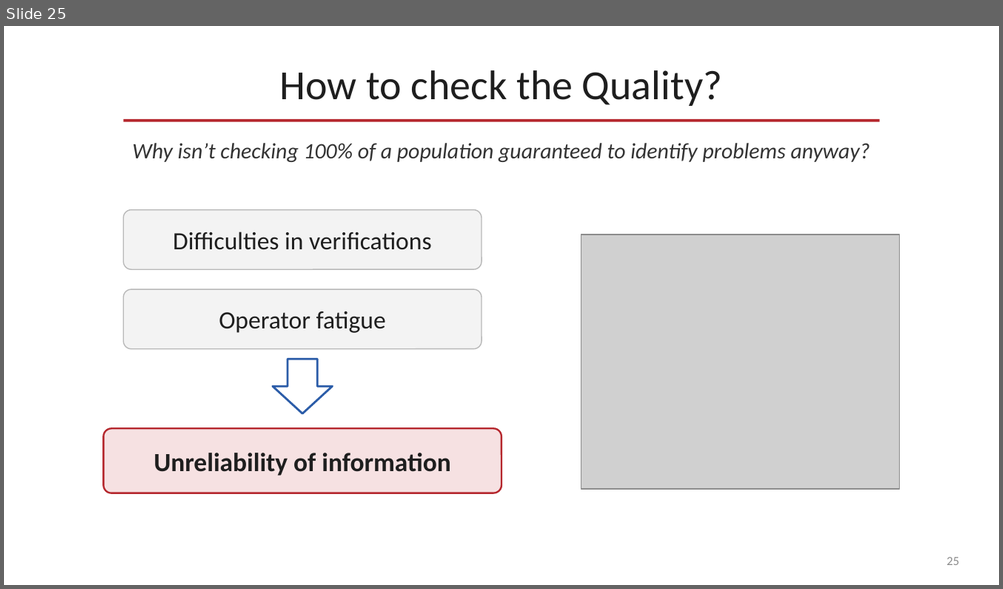
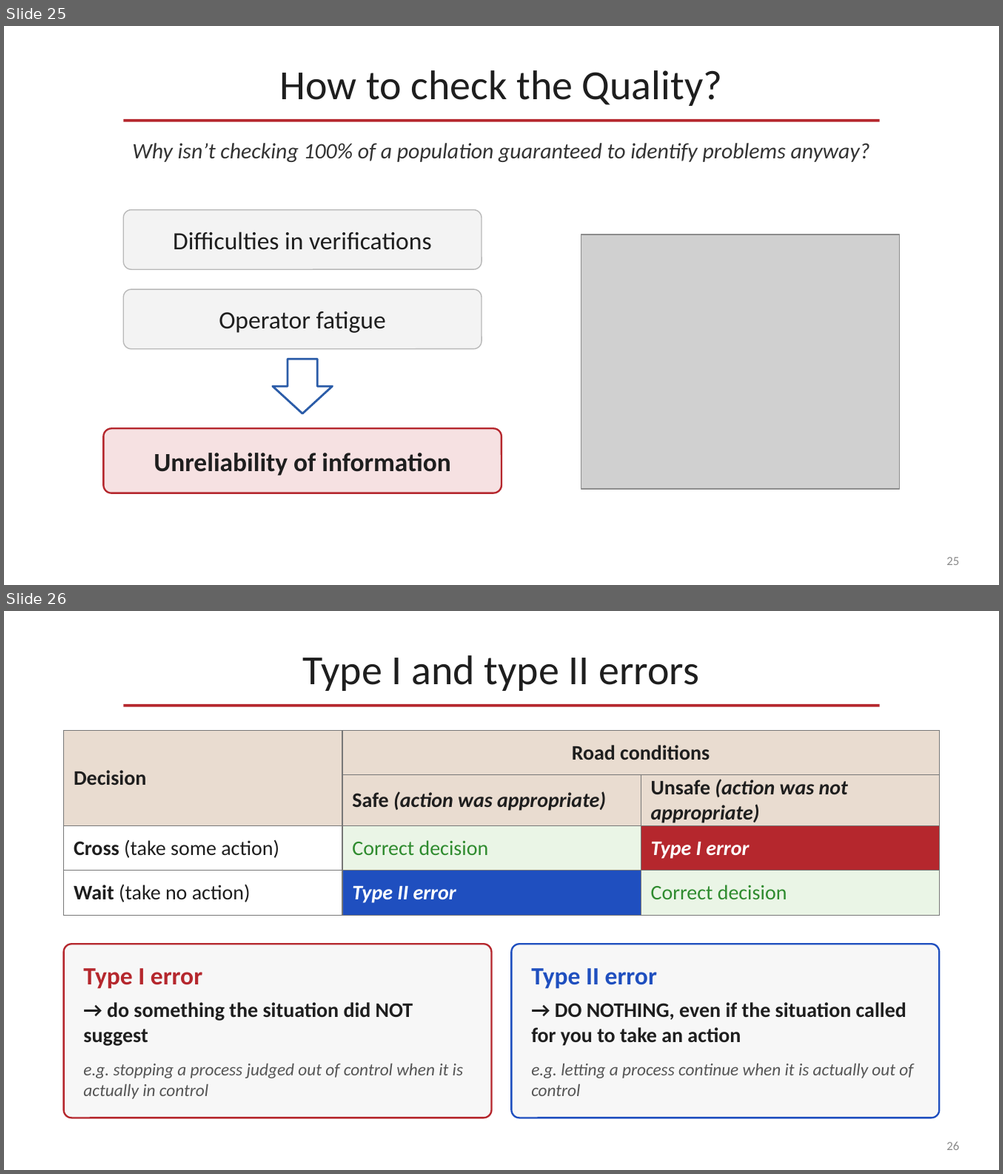
Before and after one commit to OfficialMatteoPiras/ManagementEngineering, a slide deck: SmartOperationsAndSupplyChain Management/pdf/Quality Management-claude.pptx. Shown one above the other, each under a label of ours: slide 25 before the commit, slides 25 and 26 after it. The pictures are 1003x589 and 1003x1174 pixels, drawn with LibreOffice and Linux fonts; fonts in the diff are those of the drawing; grey boxes stand for pictures. Boxes give left, top, right and bottom in pixels: in the first picture for what was removed or moved away, otherwise in the second. Text is boxed around its words. In the diff, an @@ line names an element or a change of style, - is before the commit and + after.

```diff
--- a/SmartOperationsAndSupplyChain Management/pdf/Quality Management-claude.pptx
+++ b/SmartOperationsAndSupplyChain Management/pdf/Quality Management-claude.pptx
@@ slide 26 added at box(4, 611, 999, 1170), background #FFFFFF @@
@@ text added at box(303, 655, 699, 691), 30 pt, text #1E1E1E @@
+Type I and type II errors
@@ line added from (123, 706) to (879, 706), #B5272D 2 pt @@
@@ table added at box(64, 730, 939, 906), 4 rows, 3 columns @@
+Decision | Road conditions | 
+ | Safe (action was appropriate) | Unsafe (action was not appropriate)
+Cross (take some action) | Correct decision | Type I error
+Wait (take no action) | Type II error | Correct decision
@@ rounded rectangle added at box(64, 944, 492, 1118), fill #F7F7F7, outline #B5272D 1.25 pt @@
@@ rounded rectangle added at box(511, 944, 939, 1118), fill #F7F7F7, outline #1F4FBF 1.25 pt @@
@@ text added at box(83, 968, 202, 989), 18 pt, text #B5272D, bold @@
+Type I error
@@ text added at box(531, 968, 657, 989), 18 pt, text #1F4FBF, bold @@
+Type II error
@@ text added at box(83, 1002, 413, 1046), 15 pt, text #1E1E1E, bold @@
+→ do something the situation did NOT suggest
@@ text added at box(531, 1002, 906, 1046), 15 pt, text #1E1E1E, bold @@
+→ DO NOTHING, even if the situation called for you to take an action
@@ text added at box(83, 1064, 463, 1099), 12.5 pt, text #555555, italic @@
+e.g. stopping a process judged out of control when it is actually in control
@@ text added at box(531, 1064, 913, 1096), 12.5 pt, text #555555, italic @@
+e.g. letting a process continue when it is actually out of control
@@ page number added at box(946, 1142, 959, 1150), 9 pt, text #8A8A8A @@
+26
```
Also in this commit, not shown: 2 other slides added.
